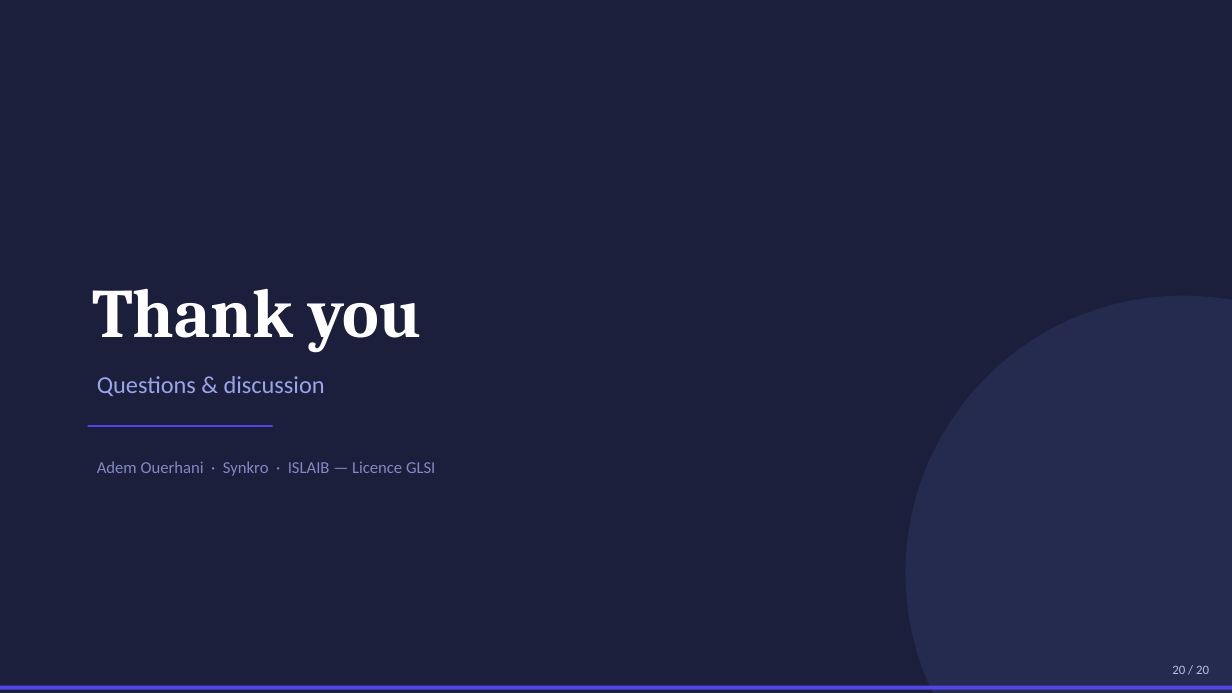
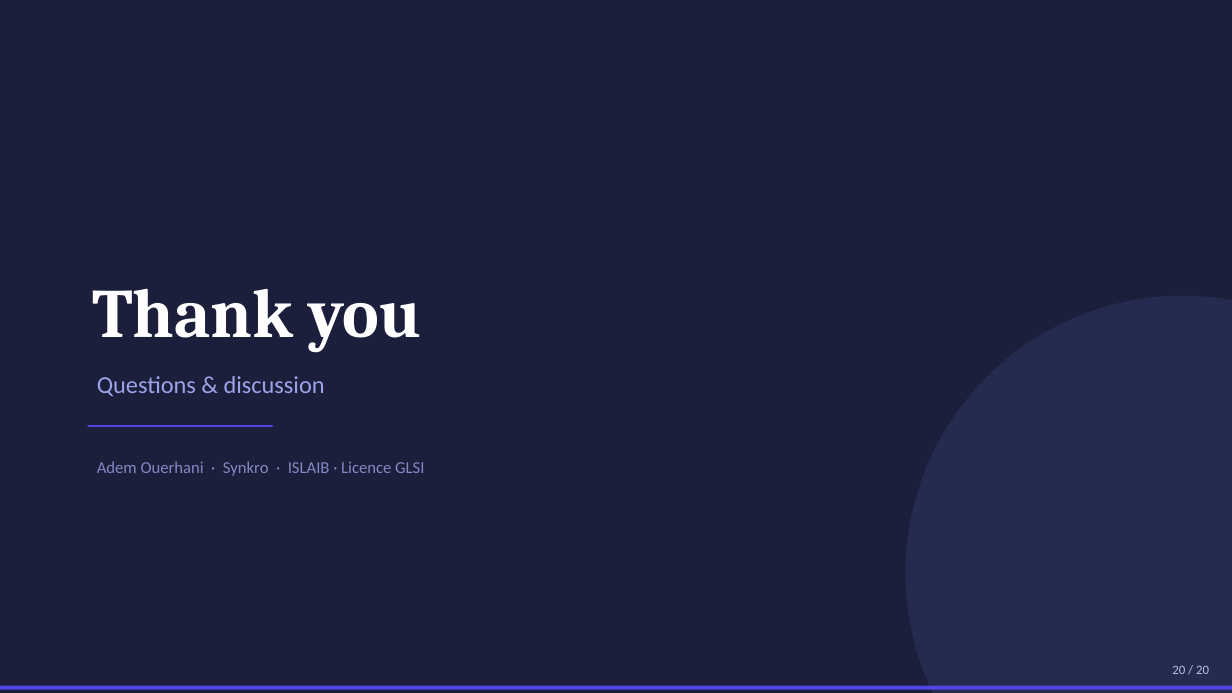
Before and after one commit to domdomxy/synkro, a slide deck: slide 20 of Synkro_PFA_Defense.pptx. Drawn at 1232x693 pixels with LibreOffice and Linux fonts; fonts in the diff are those of the drawing. Boxes give left, top, right and bottom in pixels: in the first picture for what was removed or moved away, otherwise in the second. Text is boxed around its words. In the diff, an @@ line names an element or a change of style, - is before the commit and + after.

```diff
--- a/Synkro_PFA_Defense.pptx
+++ b/Synkro_PFA_Defense.pptx
@@ text at <box>97,461,424,476</box>: text changed @@
-Adem Ouerhani · Synkro · ISLAIB — Licence GLSI
+Adem Ouerhani · Synkro · ISLAIB · Licence GLSI
```
Also in this commit, not shown: 11 other slides changed.
